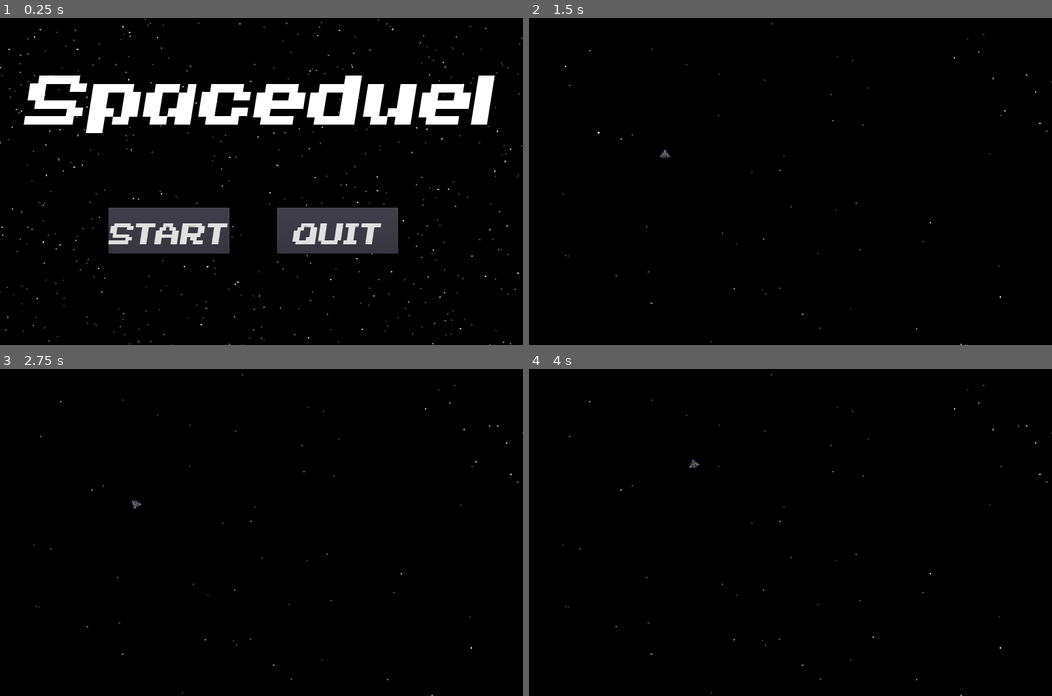
Above: before the commit, frames 1-4 (two rows, left to right).
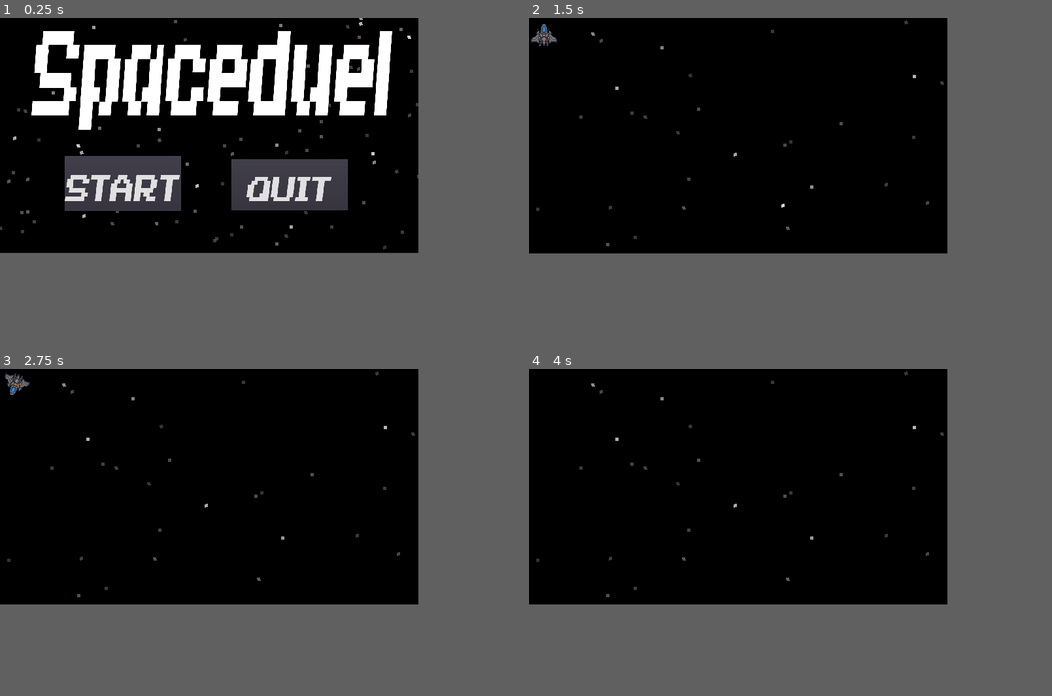
Above: after the commit, the same moments.

Repository: specialagentsoftware/spaceduel
Game: Godot game, scene res://Scenes/Title.tscn
Two runs of this game, one before a commit and one after it. Both use one fixed random seed, a clock stepped at 60 frames per second and the inputs below.
Inputs:
- Up to frame 1 (0.25 s): no input
- Up to frame 2 (1.5 s): click "START" at 0.5 s; click "Light" at 1.25 s
- Up to frame 3 (2.75 s): tap Enter at 2 s; hold D (right) from 2.03 s (still down); hold E (special1, bound only after the commit) from 2.03 s (still down); tap Q (special2, bound only after the commit) at 2.3 s
- Up to frame 4 (4 s): release D (right) at 2.78 s; release E (special1, bound only after the commit) at 2.78 s; hold S (down) 2.78-3.53 s; tap Q (special2, bound only after the commit) at 2.85, 3.8 s; tap E (special1, bound only after the commit) at 3.05 s; hold D (right) from 3.53 s (still down); hold E (special1, bound only after the commit) from 3.53 s (still down)
In our replay, the window is 800x500 before the commit and 640x360 after it. These sizes can differ from the game's own. Grey fills any space a smaller window leaves; there, only what the larger window draws over its background counts as a difference.

The runs differ from the first frame. In frame 1, 26% of the frame differs, in the area x 0-100%, y 0-100%; in frame 2, 0.5%; in frame 3, 0.5%; in frame 4, 0.3%.

Commit message:
8uj8u

Diff:
--- a/Scenes/LargeCraft.tscn
+++ b/Scenes/LargeCraft.tscn
@@ -1,10 +1,14 @@
-[gd_scene load_steps=4 format=2]
+[gd_scene load_steps=5 format=2]
 
 [ext_resource path="res://Scripts/LargeCraft.gd" type="Script" id=1]
 [ext_resource path="res://Assets/Large.png" type="Texture" id=2]
 
 [sub_resource type="CircleShape2D" id=1]
 radius = 16.0
+
+[sub_resource type="Gradient" id=2]
+offsets = PoolRealArray( 0.0662983, 0.812155 )
+colors = PoolColorArray( 0.915039, 0.666432, 0.382458, 1, 0, 0, 0, 0 )
 
 [node name="LargeCraft" type="KinematicBody2D"]
 script = ExtResource( 1 )
@@ -16,3 +20,24 @@
 position = Vector2( 0, -3.00452 )
 scale = Vector2( 2.64067, 2.80084 )
 shape = SubResource( 1 )
+
+[node name="thrustmiddle" type="CPUParticles2D" parent="."]
+position = Vector2( 0, 34 )
+scale = Vector2( 3, 3 )
+emitting = false
+amount = 11
+color_ramp = SubResource( 2 )
+
+[node name="thrustleft" type="CPUParticles2D" parent="."]
+position = Vector2( -15, 36 )
+scale = Vector2( 2, 2 )
+emitting = false
+amount = 11
+color_ramp = SubResource( 2 )
+
+[node name="thrustright" type="CPUParticles2D" parent="."]
+position = Vector2( 15, 36 )
+scale = Vector2( 2, 2 )
+emitting = false
+amount = 11
+color_ramp = SubResource( 2 )
--- a/Scenes/LightCraft.tscn
+++ b/Scenes/LightCraft.tscn
@@ -1,19 +1,18 @@
-[gd_scene load_steps=4 format=2]
+[gd_scene load_steps=6 format=2]
 
 [ext_resource path="res://Scripts/LightCraft.gd" type="Script" id=1]
 [ext_resource path="res://Assets/Small.png" type="Texture" id=2]
+[ext_resource path="res://yellow grad.tres" type="Gradient" id=3]
 
 [sub_resource type="CircleShape2D" id=1]
 radius = 16.0
 
+[sub_resource type="Gradient" id=2]
+offsets = PoolRealArray( 0.0939227, 0.812155 )
+colors = PoolColorArray( 0.382458, 0.86511, 0.915039, 1, 0, 0, 0, 0 )
+
 [node name="LightCraft" type="KinematicBody2D"]
 script = ExtResource( 1 )
-speed = null
-rotatespeed = null
-shieldstrength = null
-laserpower = null
-numberoflasers = null
-health = null
 
 [node name="ShipSprite" type="Sprite" parent="."]
 texture = ExtResource( 2 )
@@ -21,3 +20,35 @@
 [node name="CollisionShape2D" type="CollisionShape2D" parent="."]
 position = Vector2( 0, 1 )
 shape = SubResource( 1 )
+
+[node name="thrustleft" type="CPUParticles2D" parent="."]
+position = Vector2( -6, 15 )
+amount = 11
+angle = -300.0
+angle_random = 0.39
+color_ramp = ExtResource( 3 )
+
+[node name="thrustright" type="CPUParticles2D" parent="."]
+position = Vector2( 5, 15 )
+amount = 11
+angle = -300.0
+angle_random = 0.39
+color_ramp = ExtResource( 3 )
+
+[node name="reverseleft" type="CPUParticles2D" parent="."]
+position = Vector2( -9, -6 )
+rotation = 3.14159
+amount = 11
+spread = 0.0
+angle = -300.0
+angle_random = 0.39
+color_ramp = SubResource( 2 )
+
+[node name="reverseright" type="CPUParticles2D" parent="."]
+position = Vector2( 8, -6 )
+rotation = 3.14159
+amount = 11
+spread = 0.0
+angle = -300.0
+angle_random = 0.39
+color_ramp = SubResource( 2 )
--- a/Scenes/MedCraft.tscn
+++ b/Scenes/MedCraft.tscn
@@ -1,10 +1,14 @@
-[gd_scene load_steps=4 format=2]
+[gd_scene load_steps=5 format=2]
 
 [ext_resource path="res://Scripts/MedCraft.gd" type="Script" id=1]
 [ext_resource path="res://Assets/Medium.png" type="Texture" id=2]
 
 [sub_resource type="CircleShape2D" id=1]
 radius = 16.0
+
+[sub_resource type="Gradient" id=2]
+offsets = PoolRealArray( 0.0662983, 0.812155 )
+colors = PoolColorArray( 0.915039, 0.666432, 0.382458, 1, 0, 0, 0, 0 )
 
 [node name="MedCraft" type="KinematicBody2D"]
 script = ExtResource( 1 )
@@ -16,3 +20,17 @@
 position = Vector2( 0, 1 )
 scale = Vector2( 1.78427, 1.44507 )
 shape = SubResource( 1 )
+
+[node name="thrustleft" type="CPUParticles2D" parent="."]
+position = Vector2( -5, 19 )
+scale = Vector2( 1.5, 1.5 )
+emitting = false
+amount = 11
+color_ramp = SubResource( 2 )
+
+[node name="thrustright" type="CPUParticles2D" parent="."]
+position = Vector2( 5, 19 )
+scale = Vector2( 1.5, 1.5 )
+emitting = false
+amount = 11
+color_ramp = SubResource( 2 )
--- a/Scenes/Menu.tscn
+++ b/Scenes/Menu.tscn
@@ -15,25 +15,22 @@
 margin_right = 1920.0
 margin_bottom = 1200.0
 script = ExtResource( 6 )
-__meta__ = {
-"_edit_use_anchors_": false
-}
 
 [node name="Camera2D" type="Camera2D" parent="."]
-position = Vector2( 956, 600 )
+position = Vector2( 318, 179 )
 current = true
 
 [node name="Background" type="Sprite" parent="."]
-position = Vector2( 915, 625 )
-scale = Vector2( 158, 100.478 )
+position = Vector2( 323, 183 )
+scale = Vector2( 41, 23.25 )
 texture = ExtResource( 4 )
 
 [node name="ButtonList" type="VBoxContainer" parent="."]
-margin_left = 648.0
-margin_top = 264.0
-margin_right = 797.0
-margin_bottom = 466.0
-rect_scale = Vector2( 4.04, 3.8 )
+margin_left = 231.0
+margin_top = 94.0
+margin_right = 380.0
+margin_bottom = 296.0
+rect_scale = Vector2( 1.24, 1.16 )
 size_flags_horizontal = 5
 size_flags_vertical = 5
 alignment = 1
@@ -68,24 +65,24 @@
 icon = ExtResource( 3 )
 
 [node name="SelectText" type="Label" parent="."]
-margin_left = 186.0
-margin_top = 130.0
-margin_right = 540.0
-margin_bottom = 145.0
-rect_scale = Vector2( 4.28, 5.58023 )
+margin_left = 87.0
+margin_top = 23.0
+margin_right = 441.0
+margin_bottom = 38.0
+rect_scale = Vector2( 1.44, 3.34023 )
 custom_fonts/font = ExtResource( 5 )
 text = "Select class of craft (hover for info)"
 align = 1
 uppercase = true
 
 [node name="Stars" type="CPUParticles2D" parent="."]
-position = Vector2( 896, 664 )
-amount = 2000
-lifetime = 600.0
+position = Vector2( 312, 164 )
+amount = 500
+lifetime = 700.0
 preprocess = 154.13
 speed_scale = 4.7
 emission_shape = 2
-emission_rect_extents = Vector2( 1920, 1080 )
+emission_rect_extents = Vector2( 500, 500 )
 direction = Vector2( 0, 0 )
 spread = 180.0
 gravity = Vector2( 0, 0 )
@@ -95,6 +92,7 @@
 scale_amount = 5.0
 color_ramp = SubResource( 1 )
 hue_variation_random = 0.36
+
 [connection signal="pressed" from="ButtonList/Light" to="." method="_on_Light_pressed"]
 [connection signal="pressed" from="ButtonList/Medium" to="." method="_on_Medium_pressed"]
 [connection signal="pressed" from="ButtonList/Large" to="." method="_on_Large_pressed"]
--- a/Scenes/Title.tscn
+++ b/Scenes/Title.tscn
@@ -16,22 +16,22 @@
 script = ExtResource( 4 )
 
 [node name="Camera2D" type="Camera2D" parent="."]
-position = Vector2( 956, 600 )
+position = Vector2( 320, 188 )
 current = true
 
 [node name="Background" type="Sprite" parent="."]
-position = Vector2( 916, 626 )
-scale = Vector2( 158, 100.478 )
+position = Vector2( 324, 186 )
+scale = Vector2( 40.44, 22.68 )
 texture = ExtResource( 1 )
 
 [node name="Stars" type="CPUParticles2D" parent="."]
-position = Vector2( 896, 664 )
-amount = 2000
+position = Vector2( 340, 204 )
+amount = 500
 lifetime = 600.0
 preprocess = 154.13
 speed_scale = 4.7
 emission_shape = 2
-emission_rect_extents = Vector2( 1920, 1080 )
+emission_rect_extents = Vector2( 600, 500 )
 direction = Vector2( 0, 0 )
 spread = 180.0
 gravity = Vector2( 0, 0 )
@@ -43,32 +43,33 @@
 hue_variation_random = 0.36
 
 [node name="Label" type="Label" parent="."]
-margin_left = 96.0
-margin_top = 119.0
-margin_right = 1819.0
-margin_bottom = 422.0
+margin_left = 52.0
+margin_top = -37.0
+margin_right = 1775.0
+margin_bottom = 266.0
+rect_scale = Vector2( 0.32, 0.72 )
 custom_fonts/font = ExtResource( 2 )
 text = "Spaceduel"
 
 [node name="Start" type="Button" parent="."]
 anchor_right = 0.11
 anchor_bottom = 1.0
-margin_left = 394.0
-margin_top = 695.0
-margin_right = 733.0
-margin_bottom = 805.0
-rect_scale = Vector2( 1, 1.12 )
+margin_left = 99.0
+margin_top = 219.0
+margin_right = 539.6
+margin_bottom = 329.0
+rect_scale = Vector2( 0.4, 0.56 )
 custom_fonts/font = ExtResource( 3 )
 text = "START"
 
 [node name="Quit" type="Button" parent="."]
 anchor_right = 0.11
 anchor_bottom = 1.0
-margin_left = 1013.0
-margin_top = 695.0
-margin_right = 1453.6
-margin_bottom = 805.0
-rect_scale = Vector2( 1, 1.12 )
+margin_left = 354.0
+margin_top = 224.0
+margin_right = 794.6
+margin_bottom = 334.0
+rect_scale = Vector2( 0.4, 0.52 )
 custom_fonts/font = ExtResource( 3 )
 text = "QUIT"
 
--- a/Scenes/World.tscn
+++ b/Scenes/World.tscn
@@ -16,7 +16,7 @@
 current = true
 
 [node name="Background" type="Sprite" parent="."]
-position = Vector2( 636, 356 )
+position = Vector2( 632, 356 )
 scale = Vector2( 650, 650 )
 texture = ExtResource( 1 )
 
@@ -27,7 +27,7 @@
 preprocess = 154.13
 speed_scale = 4.7
 emission_shape = 2
-emission_rect_extents = Vector2( 4000, 4000 )
+emission_rect_extents = Vector2( 2000, 2000 )
 direction = Vector2( 0, 0 )
 spread = 180.0
 gravity = Vector2( 0, 0 )
--- a/Scripts/GameManager.gd
+++ b/Scripts/GameManager.gd
@@ -24,3 +24,7 @@
 
 func gameOver():
 	pass
+
+func _process(delta):
+	if Input.is_action_pressed("menu"):
+		print("Menu pressed")
--- a/Scripts/LargeCraft.gd
+++ b/Scripts/LargeCraft.gd
@@ -1,5 +1,9 @@
 extends Player
 class_name LargeCraft
+
+onready var leftthrust := $thrustleft
+onready var rightthrust := $thrustright
+onready var middlethrust := $thrustmiddle
 
 func _ready():
 	speed = 100
@@ -10,3 +14,20 @@
 	numberoflasers = 0
 	laserlocations = []
 	health  = 0
+
+func _physics_process(delta):
+
+	leftthrust.emitting = false
+	rightthrust.emitting = false
+	middlethrust.emitting = false
+
+	if Input.is_action_pressed("special1"):
+		print("Pressed 1")
+
+	if Input.is_action_pressed("special2"):
+		print("Pressed 2")
+
+	if Input.is_action_pressed("up"):
+		leftthrust.emitting = true
+		rightthrust.emitting = true
+		middlethrust.emitting = true
--- a/Scripts/LightCraft.gd
+++ b/Scripts/LightCraft.gd
@@ -1,5 +1,10 @@
 extends Player
 class_name LightCraft
+
+onready var leftthrust := $thrustleft
+onready var rightthrust := $thrustright
+onready var reverseleftthrust := $reverseleft
+onready var reverserightthrust := $reverseright
 
 func _ready():
 	speed = 400.0
@@ -10,3 +15,24 @@
 	numberoflasers = 0
 	laserlocations = []
 	health  = 0
+
+func _physics_process(delta):
+
+	leftthrust.emitting = false
+	rightthrust.emitting = false
+	reverseleftthrust.emitting = false
+	reverserightthrust.emitting = false
+
+	if Input.is_action_pressed("special1"):
+		print("Pressed 1")
+
+	if Input.is_action_pressed("special2"):
+		print("Pressed 2")
+
+	if Input.is_action_pressed("up"):
+		leftthrust.emitting = true
+		rightthrust.emitting = true
+
+	if Input.is_action_pressed("down"):
+		reverseleftthrust.emitting = true
+		reverserightthrust.emitting = true
--- a/Scripts/MedCraft.gd
+++ b/Scripts/MedCraft.gd
@@ -1,5 +1,8 @@
 extends Player
 class_name MedCraft
+
+onready var leftthrust := $thrustleft
+onready var rightthrust := $thrustright
 
 func _ready():
 	speed = 200
@@ -10,3 +13,18 @@
 	numberoflasers = 0
 	laserlocations = []
 	health  = 0
+
+func _physics_process(delta):
+
+	leftthrust.emitting = false
+	rightthrust.emitting = false
+
+	if Input.is_action_pressed("special1"):
+		print("Pressed 1")
+
+	if Input.is_action_pressed("special2"):
+		print("Pressed 2")
+
+	if Input.is_action_pressed("up"):
+		leftthrust.emitting = true
+		rightthrust.emitting = true
--- a/Scripts/Player.gd
+++ b/Scripts/Player.gd
@@ -12,7 +12,7 @@
 var _velocity: Vector2
 
 func _ready():
-	var pos: Vector2 = Vector2(500,500)
+	var pos: Vector2 = Vector2(25,25)
 	self.set_position(pos)
 
 func _process(_delta):
@@ -25,17 +25,3 @@
 	var velocity := (Input.get_action_strength("down") - Input.get_action_strength("up")) * transform.y * speed
 	_velocity += (velocity - _velocity) * friction
 	move_and_slide(_velocity)
-
-"""
-func _physics_process(delta):
-	var direction := Vector2(
-		Input.get_action_strength("right") - Input.get_action_strength("left"),
-		Input.get_action_strength("down") - Input.get_action_strength("up")
-	)
-	if direction.length() > 1.0:
-		direction = direction.normalized()
-	# Using the follow steering behavior.
-	var target_velocity = direction * speed
-	_velocity += (target_velocity - _velocity) * friction
-	_velocity = move_and_slide(_velocity)
-"""
--- a/project.godot
+++ b/project.godot
@@ -48,10 +48,10 @@
 
 [display]
 
-window/size/width=1920
-window/size/height=1200
-window/size/test_width=1920
-window/size/test_height=1200
+window/size/width=640
+window/size/height=360
+window/size/test_width=640
+window/size/test_height=360
 window/stretch/mode="2d"
 window/stretch/aspect="expand"
 
@@ -87,6 +87,21 @@
 "events": [ Object(InputEventKey,"resource_local_to_scene":false,"resource_name":"","device":0,"alt":false,"shift":false,"control":false,"meta":false,"command":false,"pressed":false,"scancode":0,"physical_scancode":65,"unicode":0,"echo":false,"script":null)
  ]
 }
+special1={
+"deadzone": 0.5,
+"events": [ Object(InputEventKey,"resource_local_to_scene":false,"resource_name":"","device":0,"alt":false,"shift":false,"control":false,"meta":false,"command":false,"pressed":false,"scancode":0,"physical_scancode":69,"unicode":0,"echo":false,"script":null)
+ ]
+}
+special2={
+"deadzone": 0.5,
+"events": [ Object(InputEventKey,"resource_local_to_scene":false,"resource_name":"","device":0,"alt":false,"shift":false,"control":false,"meta":false,"command":false,"pressed":false,"scancode":0,"physical_scancode":81,"unicode":0,"echo":false,"script":null)
+ ]
+}
+menu={
+"deadzone": 0.5,
+"events": [ Object(InputEventKey,"resource_local_to_scene":false,"resource_name":"","device":0,"alt":false,"shift":false,"control":false,"meta":false,"command":false,"pressed":false,"scancode":0,"physical_scancode":16777217,"unicode":0,"echo":false,"script":null)
+ ]
+}
 
 [physics]
 
--- /dev/null
+++ b/yellow grad.tres
@@ -0,0 +1,5 @@
+[gd_resource type="Gradient" format=2]
+
+[resource]
+offsets = PoolRealArray( 0.364641, 0.779006, 1 )
+colors = PoolColorArray( 0.913262, 0.550392, 0.117725, 0.970149, 1, 1, 1, 0, 1, 1, 1, 0 )
